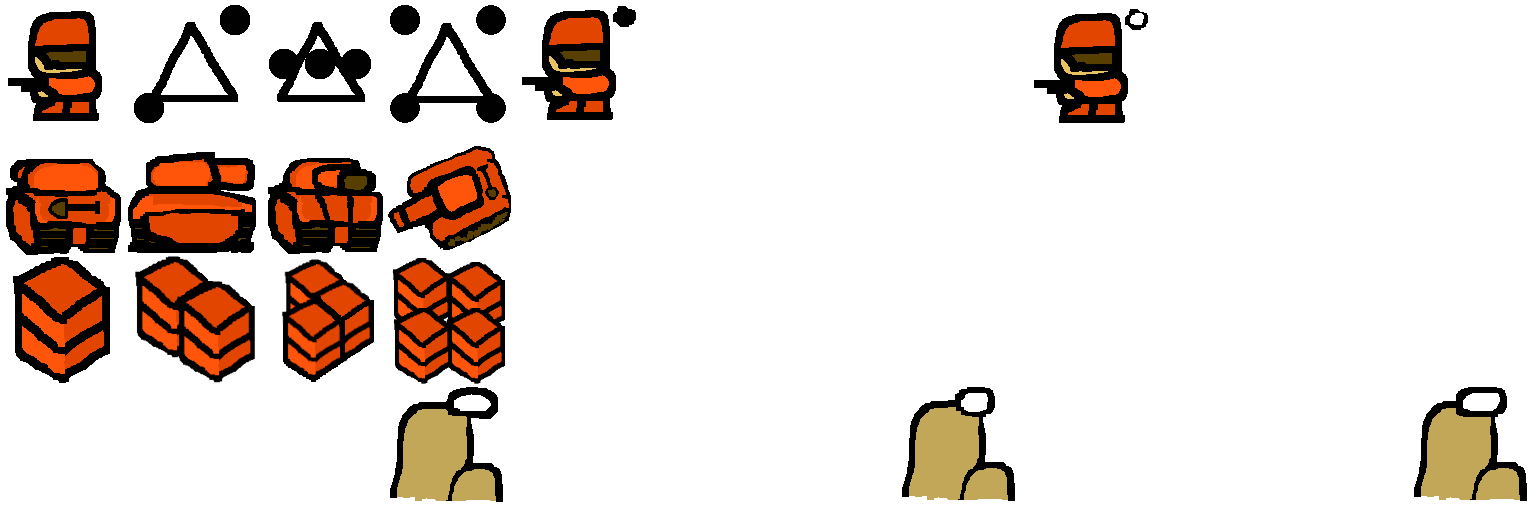
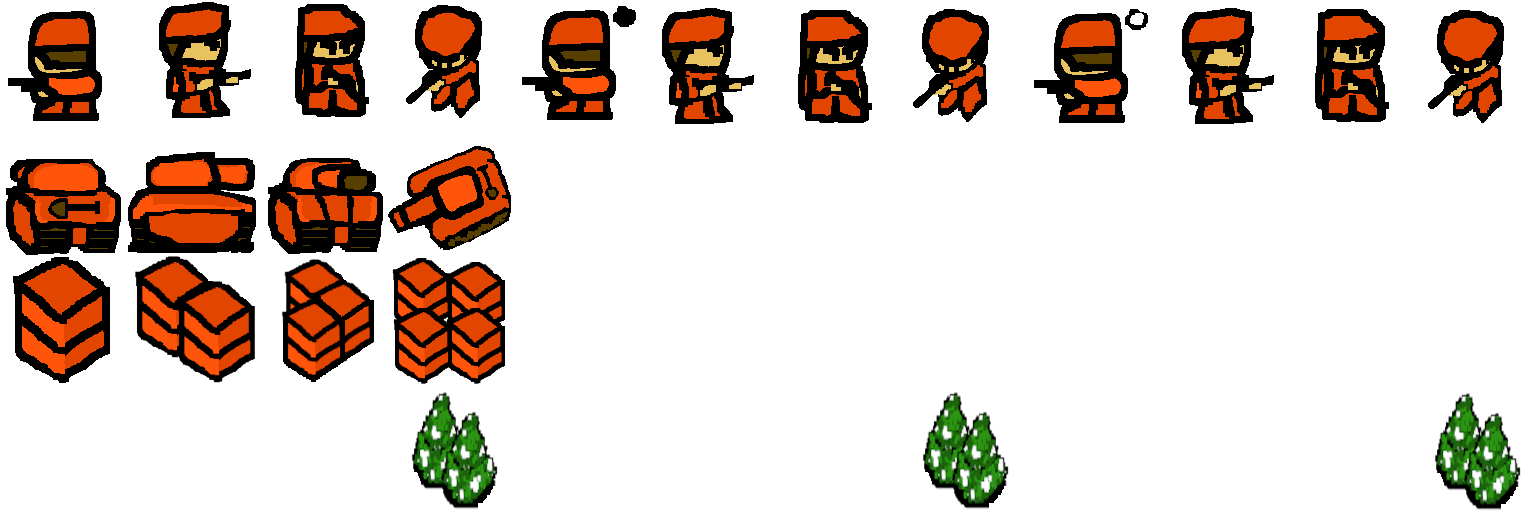
Layered file, before and after one edit (1536x512). Changes by layer:
added layer "Transformation #9" above "pixel 4-4 nature copy #8" over [1434, 393, 1521, 511]
hid "pixel 4-4 nature copy2" over [1414, 387, 1527, 501]
added layer "Transformation #8" above "pixel 4-4 nature copy #9" over [922, 392, 1009, 510]
added layer "Transformation #7" above "pixel 4-4 nature copy #7" over [411, 392, 498, 510]
hid "pixel 4-4 nature copy" over [902, 387, 1015, 501]
hid "pixel 4-4 nature" over [390, 387, 988, 502]
added layer "pixel 1-4 copy #1" above "pixel 1-4 copy" over [1428, 10, 1504, 123]
added layer "pixel 1-4 copy" above "pixel 1-4" over [913, 9, 989, 122]
added layer "pixel 1-4" above "pixel 1-3 copy #1" over [406, 5, 482, 118]
added layer "pixel 1-3 copy #1" above "pixel 1-3 copy" over [1315, 9, 1389, 122]
added layer "pixel 1-3 copy" above "pixel 1-3" over [798, 10, 872, 123]
added layer "pixel 1-3" above "pixel 1-2 copy #3" over [295, 4, 369, 117]
added layer "pixel 1-2 copy #3" above "pixel 1-2 copy #2" over [1182, 8, 1274, 124]
added layer "pixel 1-2 copy #2" above "pixel 1-2 copy #1" over [662, 8, 754, 124]
added layer "pixel 1-2 copy #1" above "pixel 1-2 copy" over [159, 2, 251, 118]
hid "Pasted Layer 1-4 count" over [390, 5, 506, 123]
hid "Pasted Layer 1-3 count" over [269, 49, 371, 79]
hid "Pasted Layer 1-2 count" over [134, 5, 250, 123]
hid "1-4" over [406, 23, 494, 103]
hid "1-3" over [277, 22, 365, 102]
hid "1-2" over [150, 22, 238, 102]
